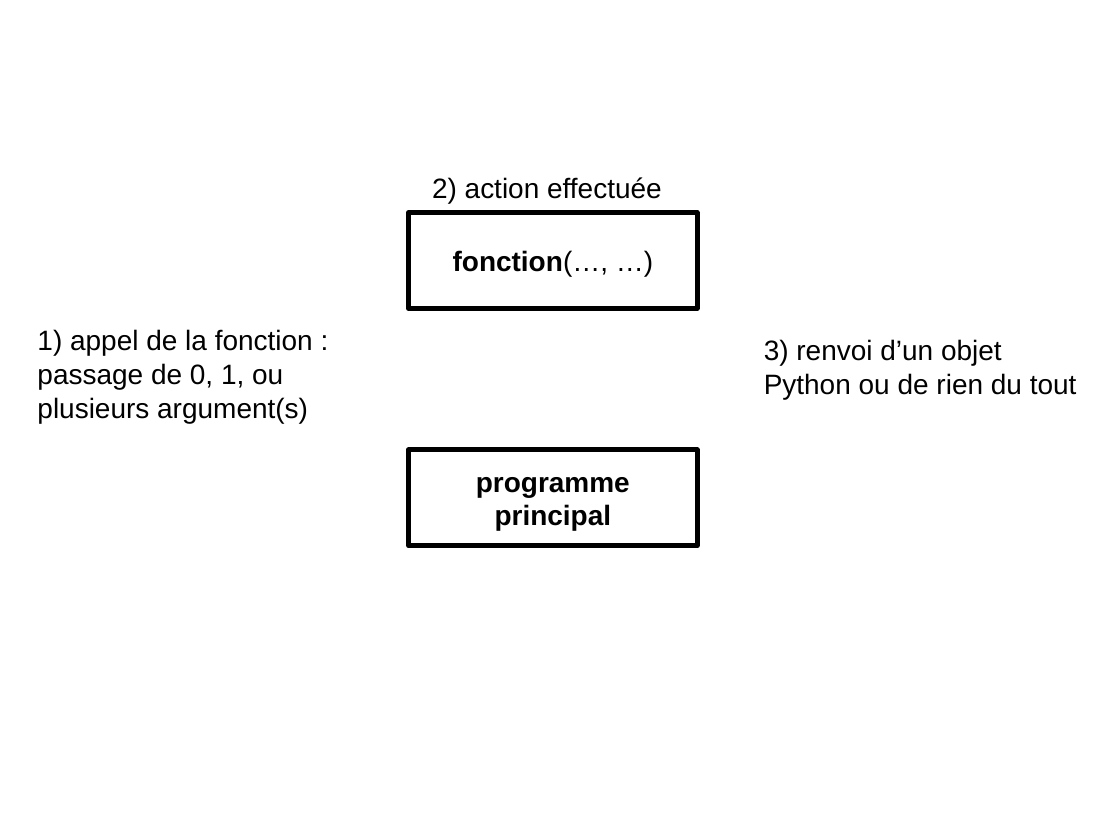
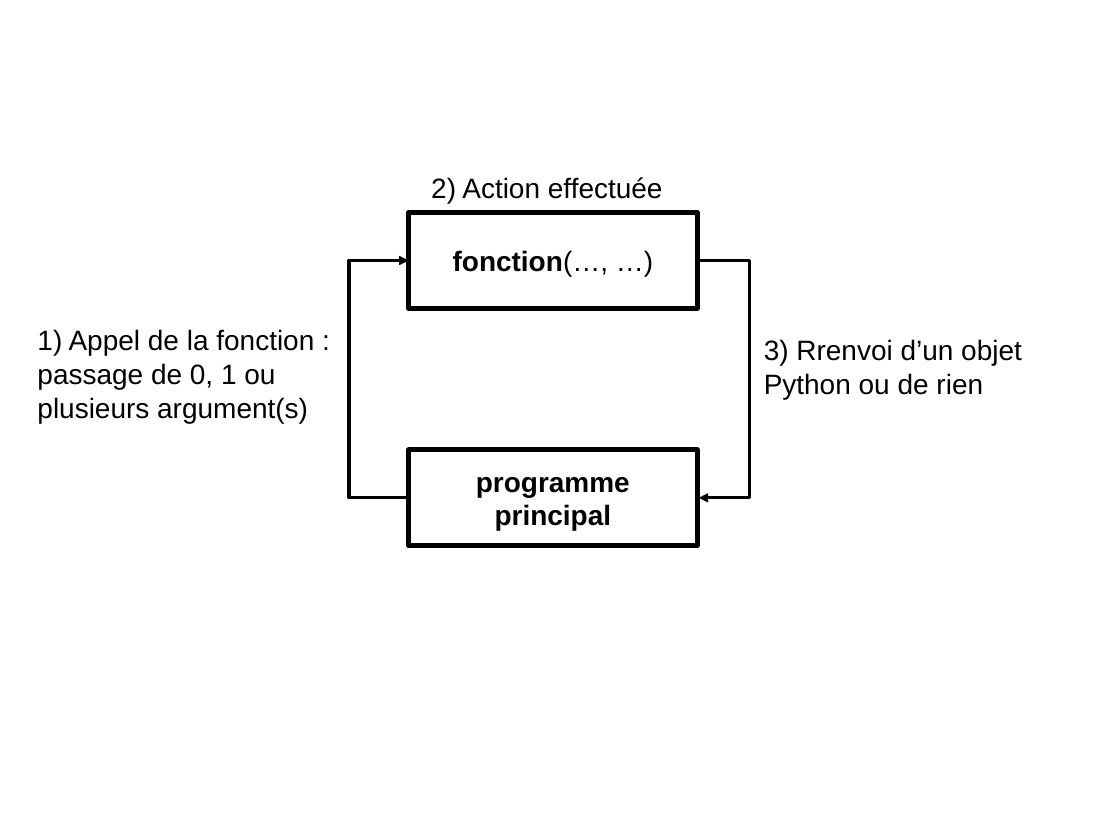
Before and after one commit to bioinfo-prog/cours-python, a slide deck: slide 1 of img/schema_fonction.pptx. Drawn at 1120x840 pixels with LibreOffice and Linux fonts; fonts in the diff are those of the drawing. Boxes give left, top, right and bottom in pixels: in the first picture for what was removed or moved away, otherwise in the second. Text is boxed around its words. In the diff, an @@ line names an element or a change of style, - is before the commit and + after.

```diff
--- a/img/schema_fonction.pptx
+++ b/img/schema_fonction.pptx
@@ text at [431, 177, 663, 203]: text changed @@
-2) action effectuée
+2) Action effectuée
@@ elbow arrow added from (410, 497) to (409, 261), #000000 2 pt @@
@@ elbow arrow added from (698, 261) to (699, 497), #000000 2 pt @@
@@ text at [37, 329, 314, 423]: text changed @@
-1) appel de la fonction :
-passage de 0, 1, ou plusieurs argument(s)
+1) Appel de la fonction :
+passage de 0, 1 ou plusieurs argument(s)
@@ text at [764, 339, 1022, 399]: text changed @@
-3) renvoi d’un objet Python ou de rien du tout
+3) Rrenvoi d’un objet Python ou de rien
```
Also in this commit, not shown: 2 other files.
